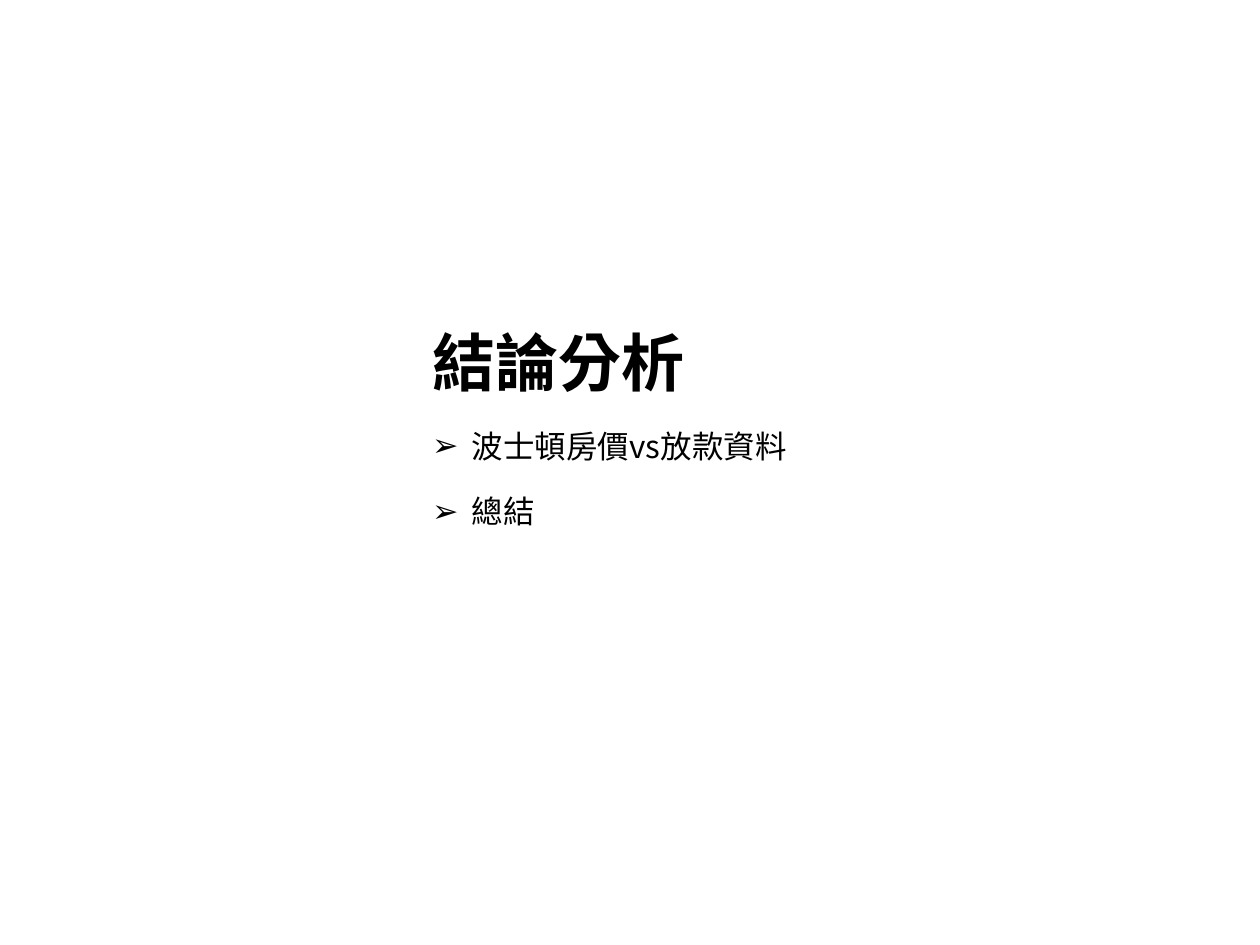
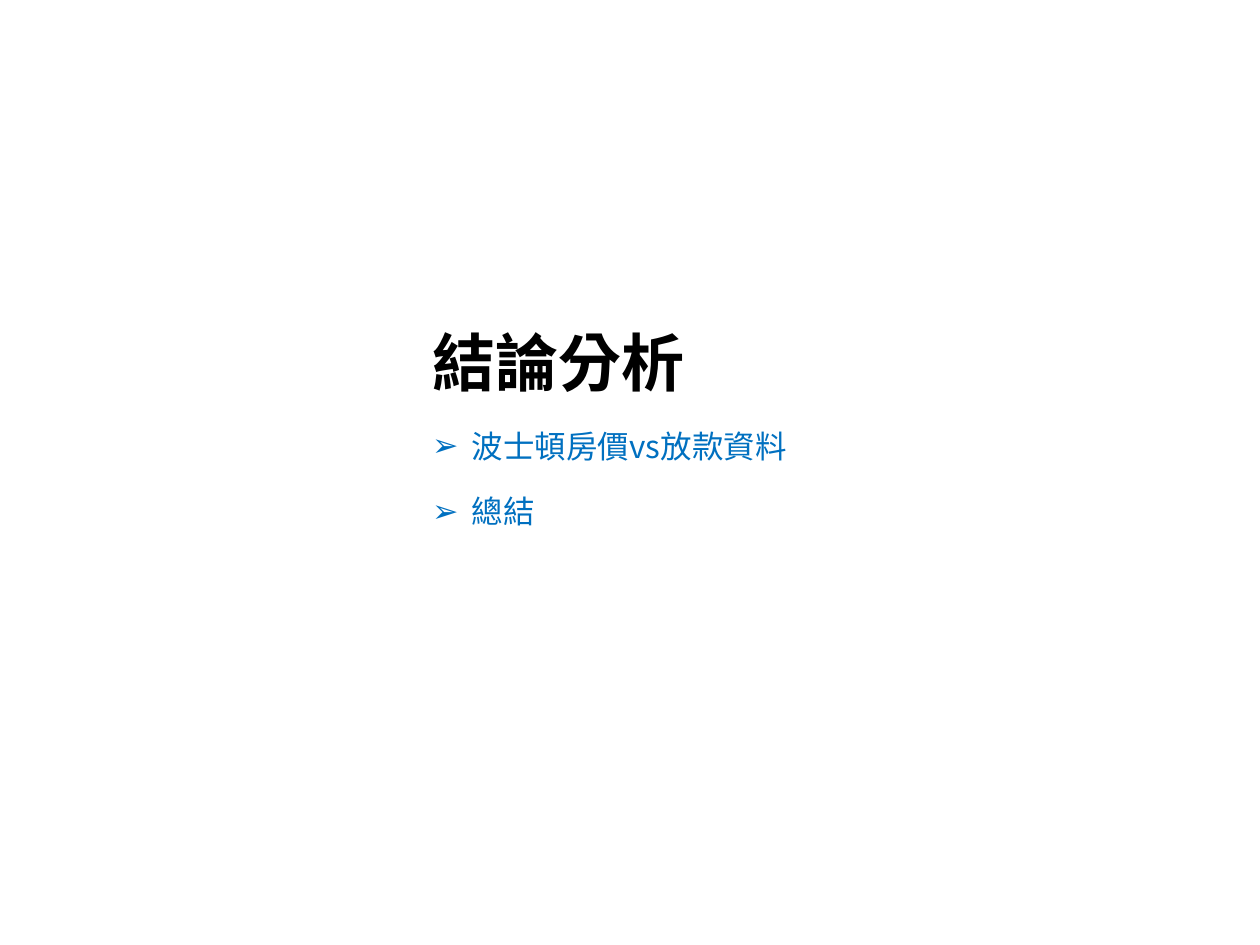
Before and after one commit to hrne/FINAL_REPORT, a slide deck: slide 37 of AI_Report/AI應用-不動產價格預測.pptx. Drawn at 1260x945 pixels with LibreOffice and Linux fonts; fonts in the diff are those of the drawing; background and template pictures are left out. Boxes give left, top, right and bottom in pixels: in the first picture for what was removed or moved away, otherwise in the second. Text is boxed around its words. In the diff, an @@ line names an element or a change of style, - is before the commit and + after.

```diff
--- a/AI_Report/AI應用-不動產價格預測.pptx
+++ b/AI_Report/AI應用-不動產價格預測.pptx
@@ text at (472,431,787,526): text colour #000000 to #0070C0 in "波士頓房價vs放款資料", "總結" @@
```
Also in this commit, not shown: 7 other slides changed, 2 other files.
